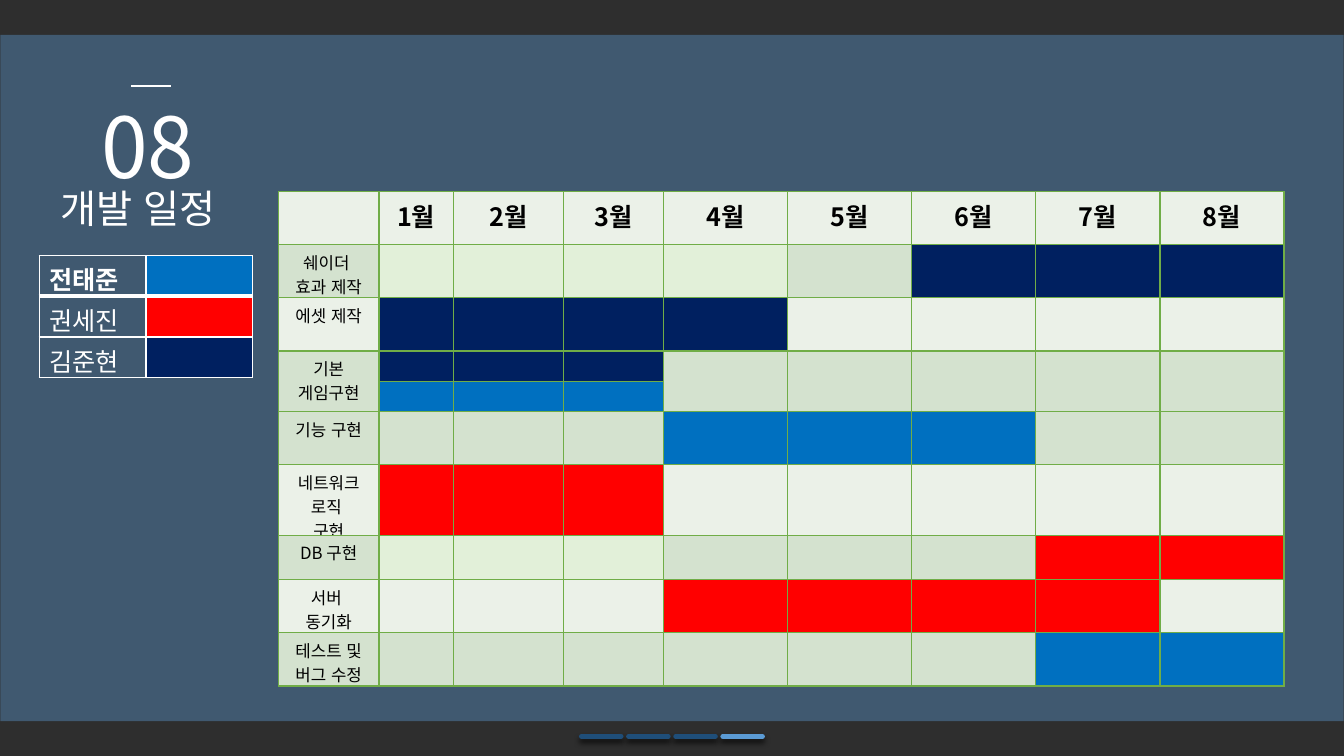
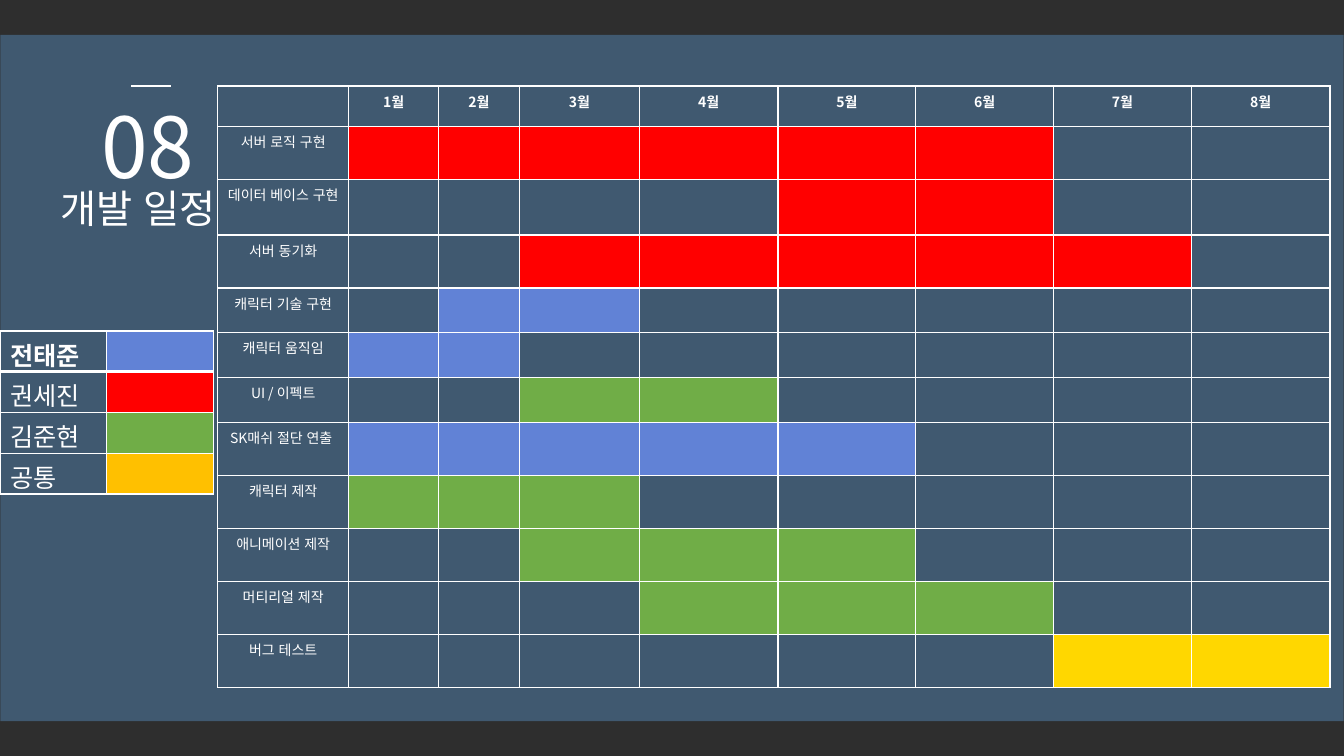
Before and after one commit to SuperTaeJun/GraduationWork, a slide deck: slide 17 of 졸업작품 제안서/졸업작품 제안서ver3.pptx. Drawn at 1344x756 pixels with LibreOffice and Linux fonts; fonts in the diff are those of the drawing; background and template pictures are left out; a plain dark background stands for a picture behind light text. Boxes give left, top, right and bottom in pixels: in the first picture for what was removed or moved away, otherwise in the second. Text is boxed around its words. In the diff, an @@ line names an element or a change of style, - is before the commit and + after.

```diff
--- a/졸업작품 제안서/졸업작품 제안서ver3.pptx
+++ b/졸업작품 제안서/졸업작품 제안서ver3.pptx
@@ table at (218,86,1332,688) @@
-row 2: 쉐이더 / 효과 제작 |  |  |  |  |  |  |  | 
-row 3: 에셋 제작 |  |  |  |  |  |  |  | 
-row 4: 기본 게임구현 |  |  |  |  |  |  |  | 
-row 5:  |  |  |  |  |  |  |  | 
-row 6: 기능 구현 |  |  |  |  |  |  |  | 
-row 7: 네트워크 로직 / 구현 |  |  |  |  |  |  |  | 
-row 8: DB 구현 |  |  |  |  |  |  |  | 
-row 9: 서버 / 동기화 |  |  |  |  |  |  |  | 
-row 10: 테스트 및 버그 수정 |  |  |  |  |  |  |  | 
+row 2: 서버 로직 구현 |  |  |  |  |  |  |  | 
+row 3: 데이터 베이스 구현 |  |  |  |  |  |  |  | 
+row 4: 서버 동기화 |  |  |  |  |  |  |  | 
+row 5: 캐릭터 기술 구현 |  |  |  |  |  |  |  | 
+row 6: 캐릭터 움직임 |  |  |  |  |  |  |  | 
+row 7: UI / 이펙트 |  |  |  |  |  |  |  | 
+row 8: SK매쉬 절단 연출 |  |  |  |  |  |  |  | 
+row 9: 캐릭터 제작 |  |  |  |  |  |  |  | 
+row 10: 애니메이션 제작 |  |  |  |  |  |  |  | 
+row 11: 머티리얼 제작 |  |  |  |  |  |  |  | 
+row 12: 버그 테스트 |  |  |  |  |  |  |  | 
@@ table: place and size @@
-table at (278,192,1285,690)
+table at (218,86,1332,688)
@@ table at (0,331,214,494) @@
+row 4: 공통 | 
@@ table: place and size @@
-table at (39,256,253,378)
+table at (0,331,214,494)
@@ line removed from (582, 737) to (621, 737) @@
@@ line removed from (629, 737) to (668, 737) @@
@@ line removed from (676, 737) to (716, 737) @@
@@ line removed from (723, 737) to (762, 737) @@
```
Also in this commit, not shown: 14 other slides changed.
